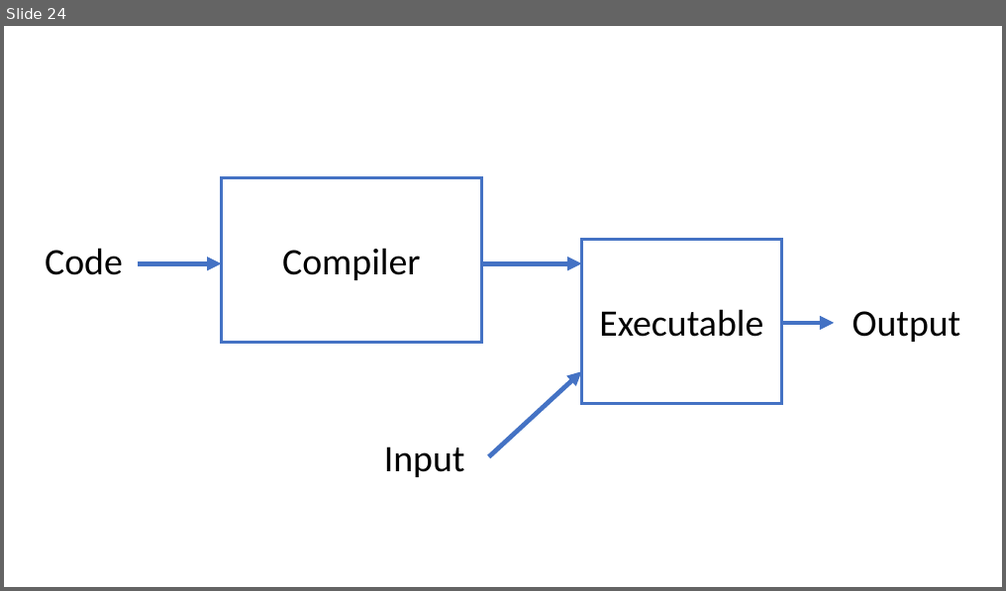
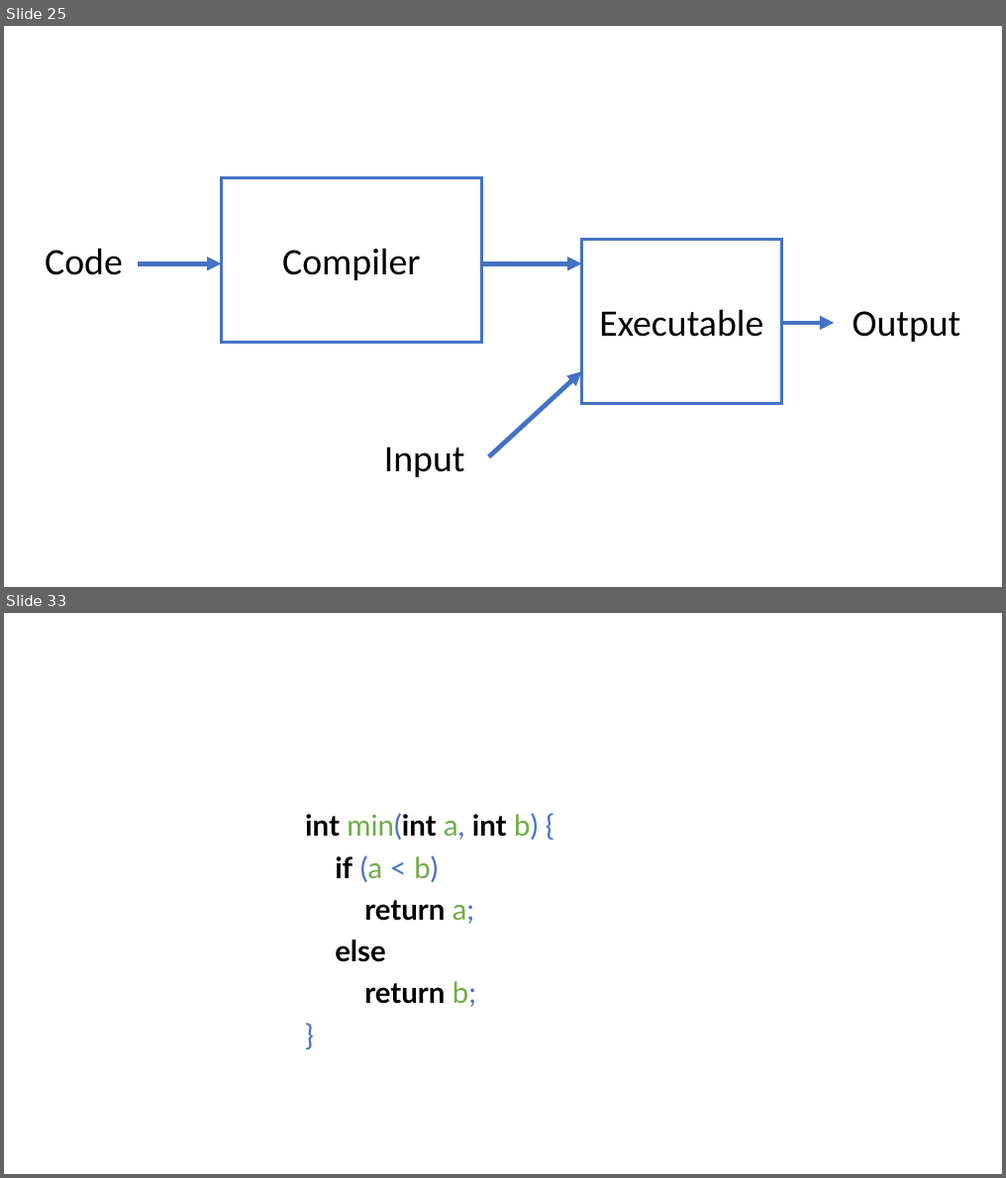
Before and after one commit to ganoliz/NI-GEN, a slide deck: media/NI-GEN-1.pptx. Shown one above the other, each under a label of ours: slide 24 before the commit, slides 25 and 33 after it; the slides between them are not shown. The pictures are 1006x591 and 1006x1178 pixels, drawn with LibreOffice and Linux fonts; fonts in the diff are those of the drawing. Boxes give left, top, right and bottom in pixels: in the first picture for what was removed or moved away, otherwise in the second. Text is boxed around its words. In the diff, an @@ line names an element or a change of style, - is before the commit and + after.

```diff
--- a/media/NI-GEN-1.pptx
+++ b/media/NI-GEN-1.pptx
@@ slide 33 added at [4,613,1002,1174], background #FFFFFF @@
@@ text added at [305,813,538,1007], 28 pt, text #000000, bold @@
+int min(int a, int b) {
+if (a < b)
+return a;
+else
+return b;
+}
@@ what was slide 24 is now slide 25 @@
```
Also in this commit, not shown: 4 slides changed, 49 other slides added, 5 slides removed, 3 other files.
